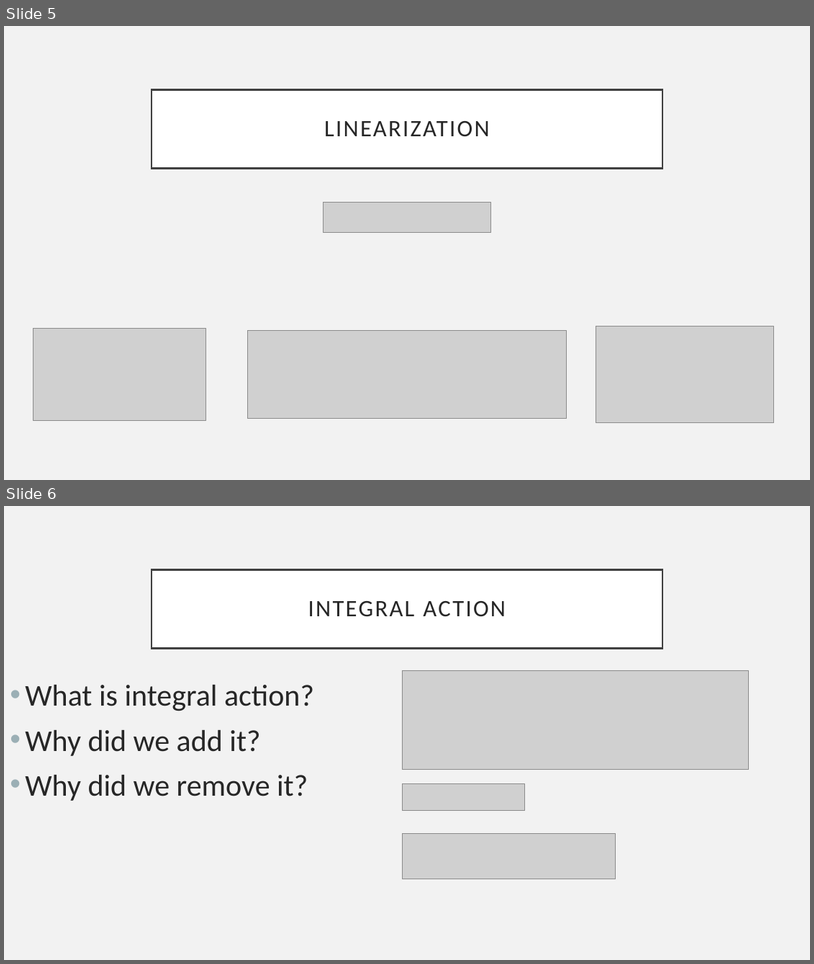
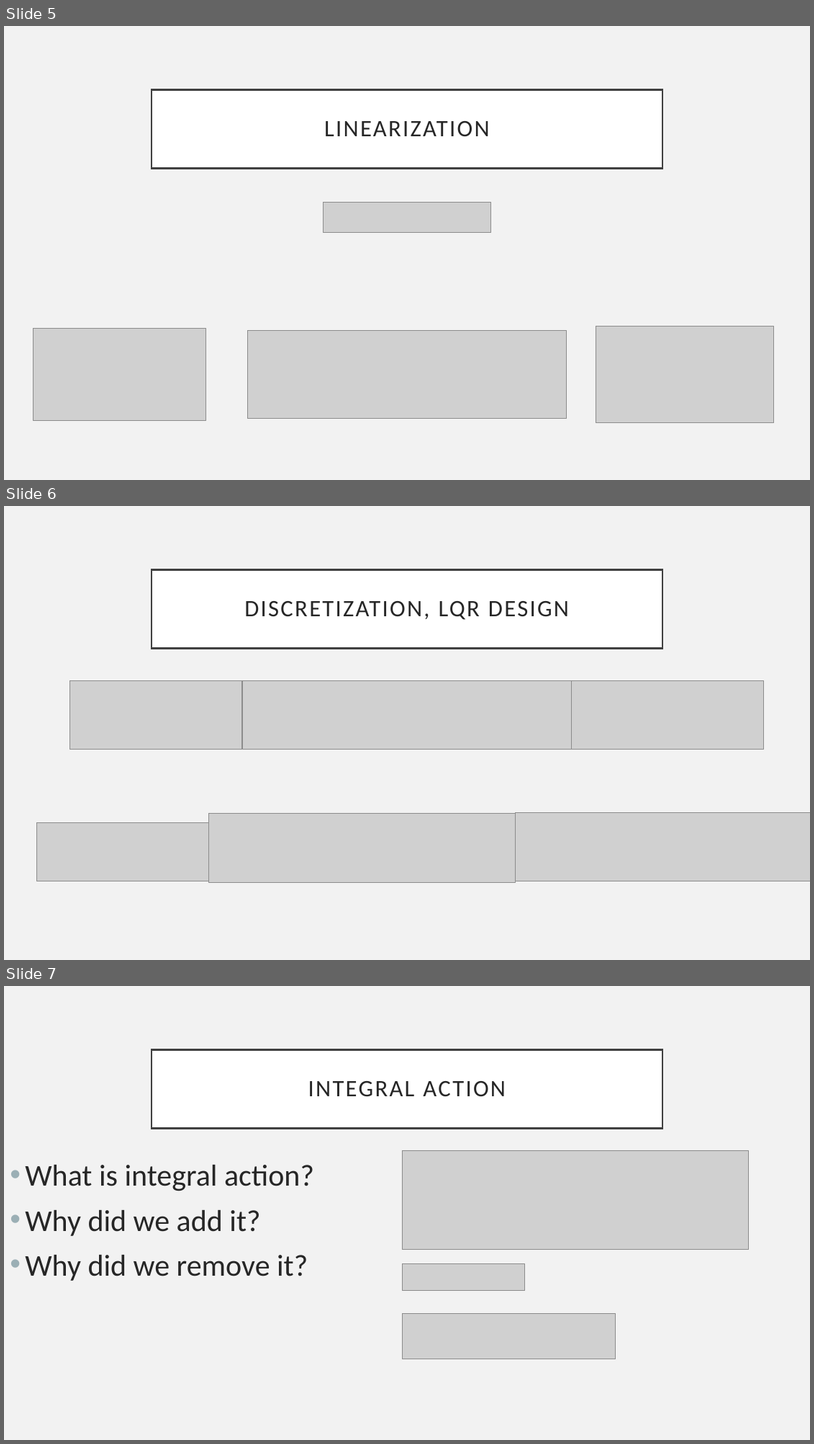
Before and after one commit to jonherz/quadcopter_g22, a slide deck: project_presentation/project_presentation.pptx. Shown one above the other, each under a label of ours: slides 5 and 6 before the commit, slides 5, 6 and 7 after it. The pictures are 814x964 and 814x1444 pixels, drawn with LibreOffice and Linux fonts; fonts in the diff are those of the drawing; grey boxes stand for pictures. Boxes give left, top, right and bottom in pixels: in the first picture for what was removed or moved away, otherwise in the second. Text is boxed around its words. In the diff, an @@ line names an element or a change of style, - is before the commit and + after.

Commit message:
wat

```diff
--- a/project_presentation/project_presentation.pptx
+++ b/project_presentation/project_presentation.pptx
@@ slide 6 added at [4, 506, 810, 960], background #F2F2F2 @@
@@ title added at [152, 569, 663, 648], fill #FFFFFF, outline #404040 2.5 pt, 28 pt, text #262626 @@
+DISCRETIZATION, LQR DESIGN
@@ picture added at [70, 681, 242, 750] @@
@@ picture added at [243, 681, 571, 750] @@
@@ picture added at [571, 681, 764, 750] @@
@@ picture added at [36, 822, 209, 881] @@
@@ picture added at [209, 813, 516, 883] @@
@@ picture added at [515, 812, 810, 881] @@
@@ what was slide 6 is now slide 7 @@
```
